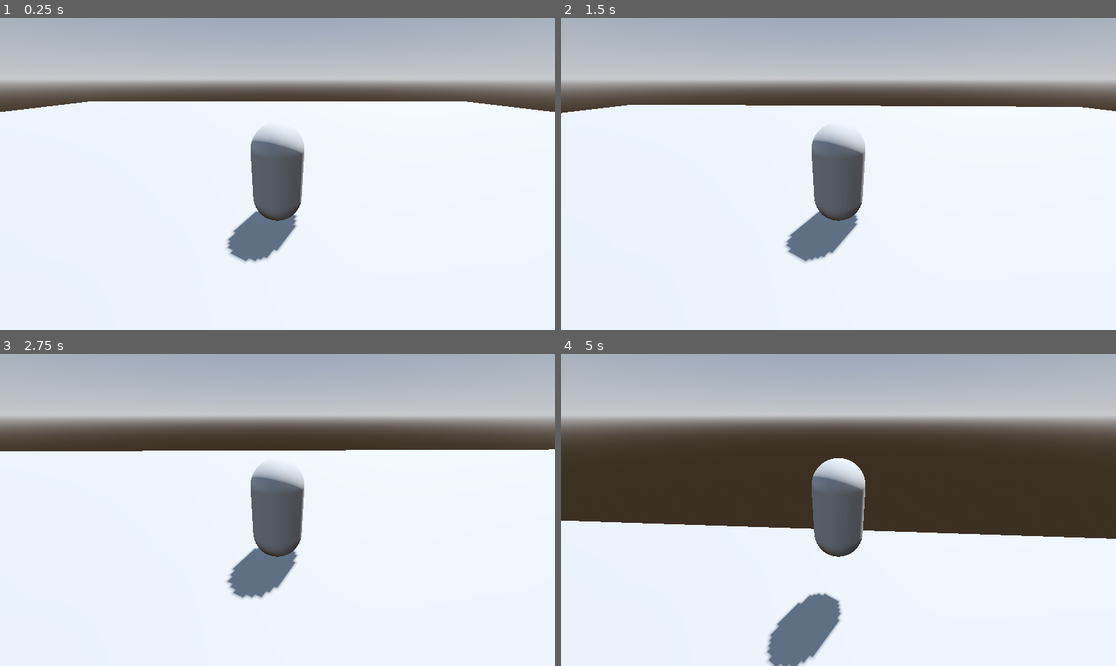
Above: before the commit, frames 1-4 (two rows, left to right).
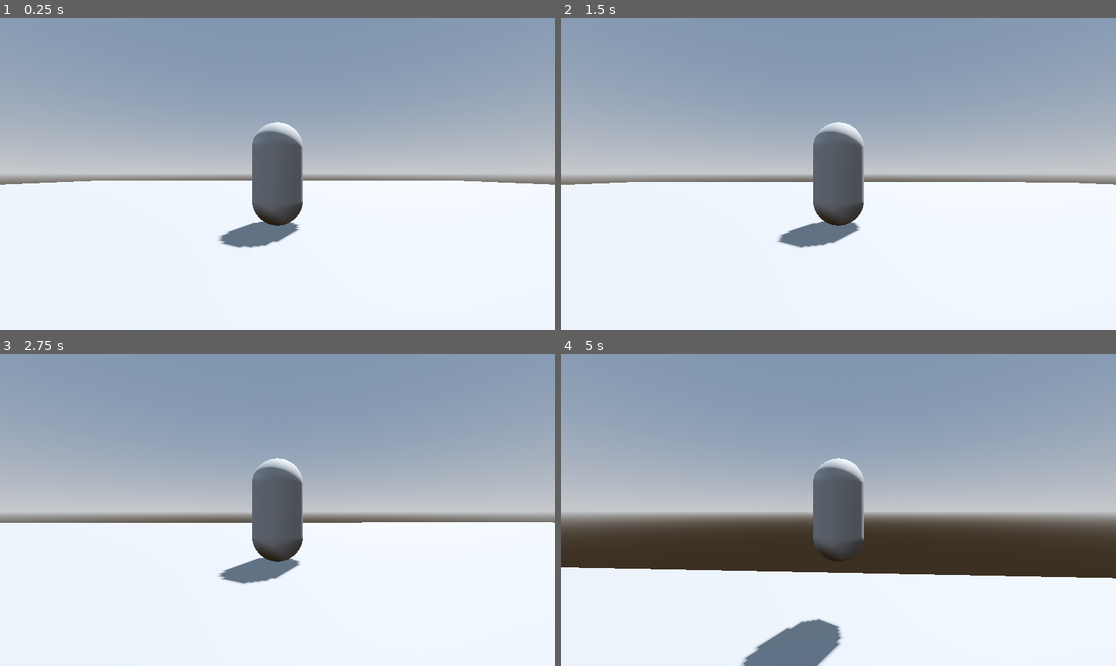
Above: after the commit, the same moments.

Repository: Esternit/3D-RPG
Game: Godot game, scene res://Levels/level.tscn
Same seed, same stepped clock (60 frames per second), same inputs: the game is played once before the commit and once after it.
Inputs (mouse positions are in pixels of both pictures, inside the frame that each line leads up to):
- Up to frame 1 (0.25 s): no input
- Up to frame 2 (1.5 s): tap Enter (ui_accept) at 0.5, 0.77 s; move the mouse to (866, 174) at 0.52 s; hold W (move_forward) from 0.53 s (still down); move the mouse to (810, 174) at 1.27 s
- Up to frame 3 (2.75 s): keep holding W (move_forward); tap Enter (ui_accept) at 1.52 s; move the mouse to (288, 503) at 2.02 s
- Up to frame 4 (5 s): keep holding W (move_forward); move the mouse to (832, 516) at 2.77 s; tap Enter (ui_accept) at 3.02, 3.77, 4.52 s; move the mouse to (877, 513) at 3.52 s; move the mouse to (794, 506) at 4.27 s

The runs differ from the first frame. In frame 1, 52% of the frame differs, in the area x 0-100%, y 0-79%; in frame 2, 52%; in frame 3, 53%; in frame 4, 68%, in the area x 0-100%, y 0-100%.

Commit message:
+ smooth camera rotation and player movement rel to camera

Diff:
--- /dev/null
+++ b/Player/SmoothCameraArm.gd
@@ -0,0 +1,11 @@
+extends SpringArm3D
+
+
+@export var target: Node3D
+@export var decay: float = 20.0
+
+func _physics_process(delta: float) -> void:
+	global_transform = global_transform.interpolate_with(
+		target.global_transform,
+		1.0 - exp(-decay * delta)
+		)
--- a/Player/player.gd
+++ b/Player/player.gd
@@ -10,6 +10,13 @@
 var _look = Vector2.ZERO
 
 @export var mouse_sensitivity = 0.00075
+@export var min_boundary: float = -60
+@export var max_boundary: float = 10
+
+
+@onready var horizontal_pivot: Node3D = $HorizontalPivot
+@onready var vertical_pivot: Node3D = $HorizontalPivot/VerticalPivot
+
 
 func _ready():
 	Input.mouse_mode = Input.MOUSE_MODE_CAPTURED
@@ -26,8 +33,7 @@
 
 	# Get the input direction and handle the movement/deceleration.
 	# As good practice, you should replace UI actions with custom gameplay actions.
-	var input_dir = Input.get_vector("move_left", "move_right", "move_forward", "move_back")
-	var direction = (transform.basis * Vector3(input_dir.x, 0, input_dir.y)).normalized()
+	var direction := get_movement_direction()
 	if direction:
 		velocity.x = direction.x * SPEED
 		velocity.z = direction.z * SPEED
@@ -43,8 +49,21 @@
 	if Input.mouse_mode == Input.MOUSE_MODE_CAPTURED:
 		if event is InputEventMouseMotion:
 			_look = -event.relative * mouse_sensitivity
-			print(_look)
+
+func get_movement_direction() -> Vector3:
+	var input_dir := Input.get_vector("move_left", "move_right", "move_forward", "move_back")
+	var input_vector := Vector3(input_dir.x, 0, input_dir.y).normalized()
+	return horizontal_pivot.global_transform.basis * input_vector
+
 
 func frame_camera_rotation():
-	$SpringArm3D.rotate_y(_look.x)
+	horizontal_pivot.rotate_y(_look.x)
+	vertical_pivot.rotate_x(_look.y)
+
+	vertical_pivot.rotation.x = clampf(
+		vertical_pivot.rotation.x,
+		deg_to_rad(min_boundary),
+		deg_to_rad(max_boundary)
+		)
+
 	_look = Vector2.ZERO
--- a/Player/player.tscn
+++ b/Player/player.tscn
@@ -1,6 +1,7 @@
-[gd_scene load_steps=5 format=3 uid="uid://bcvibqcskau4i"]
+[gd_scene load_steps=6 format=3 uid="uid://bcvibqcskau4i"]
 
 [ext_resource type="Script" path="res://Player/player.gd" id="1_0nuts"]
+[ext_resource type="Script" path="res://Player/SmoothCameraArm.gd" id="2_5f5xo"]
 
 [sub_resource type="CapsuleShape3D" id="CapsuleShape3D_vq3gg"]
 
@@ -17,9 +18,15 @@
 [node name="MeshInstance3D" type="MeshInstance3D" parent="."]
 mesh = SubResource("CapsuleMesh_6ugdm")
 
-[node name="SpringArm3D" type="SpringArm3D" parent="."]
+[node name="SmoothCameraArm" type="SpringArm3D" parent="." node_paths=PackedStringArray("target")]
 transform = Transform3D(1, 0, 0, 0, 0.906308, 0.422618, 0, -0.422618, 0.906308, 0, 0, 0)
 shape = SubResource("SeparationRayShape3D_53ral")
 spring_length = 4.0
+script = ExtResource("2_5f5xo")
+target = NodePath("../HorizontalPivot/VerticalPivot")
 
-[node name="Camera3D" type="Camera3D" parent="SpringArm3D"]
+[node name="Camera3D" type="Camera3D" parent="SmoothCameraArm"]
+
+[node name="HorizontalPivot" type="Node3D" parent="."]
+
+[node name="VerticalPivot" type="Node3D" parent="HorizontalPivot"]
